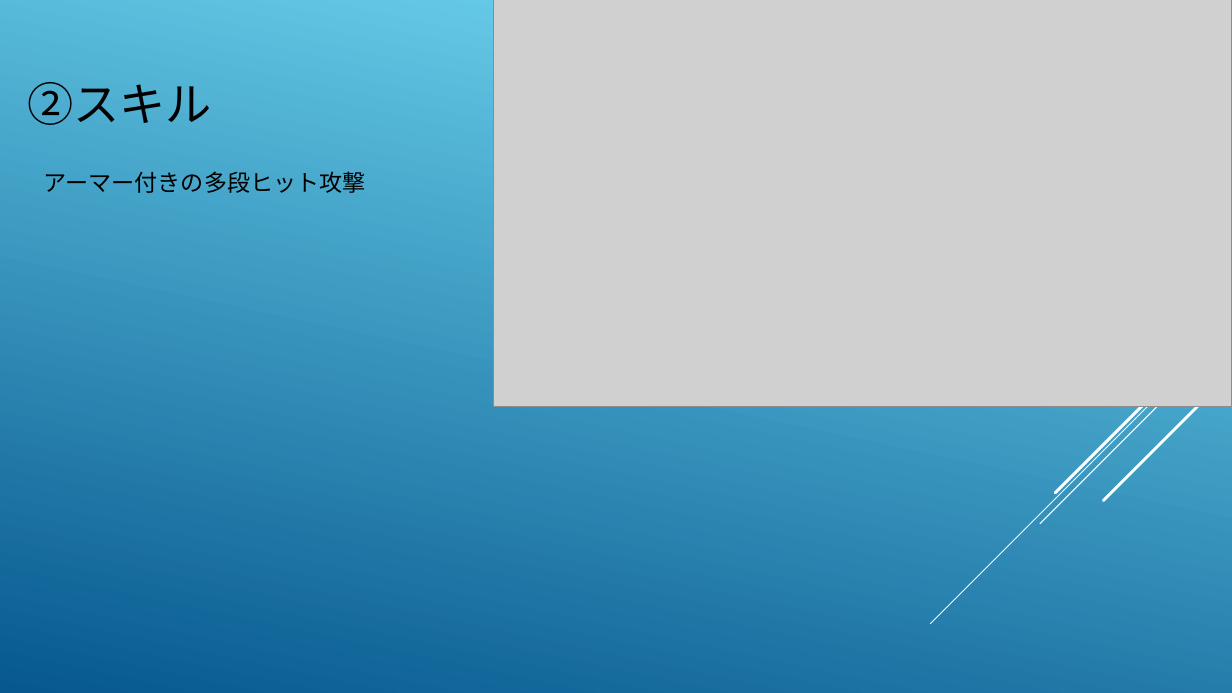
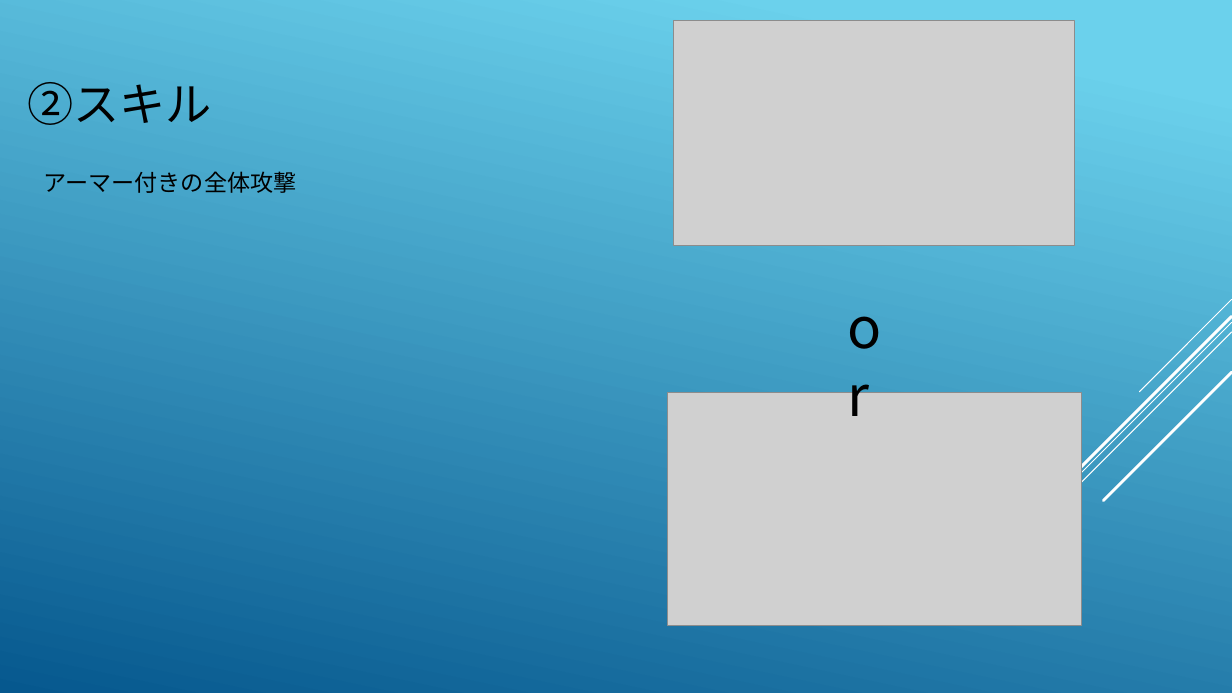
Before and after one commit to hir4rin/2026_summer, a slide deck: slide 6 of 進捗/2026_summer企画書.pptx. Drawn at 1232x693 pixels with LibreOffice and Linux fonts; fonts in the diff are those of the drawing; grey boxes stand for pictures. Boxes give left, top, right and bottom in pixels: in the first picture for what was removed or moved away, otherwise in the second. Text is boxed around its words. In the diff, an @@ line names an element or a change of style, - is before the commit and + after.

Commit message:
修正

```diff
--- a/進捗/2026_summer企画書.pptx
+++ b/進捗/2026_summer企画書.pptx
@@ picture: place and size @@
-picture at [494,0,1232,407]
+picture at [674,20,1075,246]
@@ text at [44,171,297,193]: text changed @@
-アーマー付きの多段ヒット攻撃
+アーマー付きの全体攻撃
@@ text added at [839,287,910,365], 44 pt, text #000000 @@
+or
@@ picture added at [667,393,1081,626] @@
```
